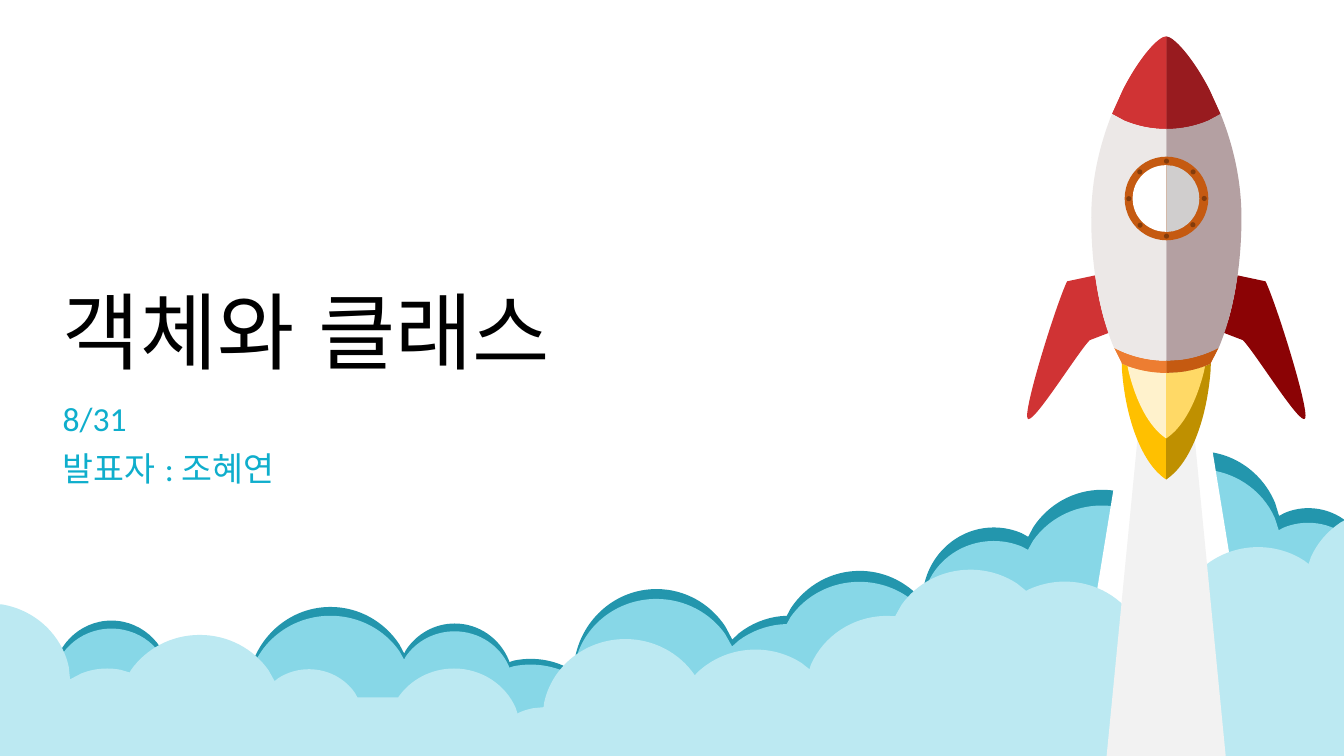
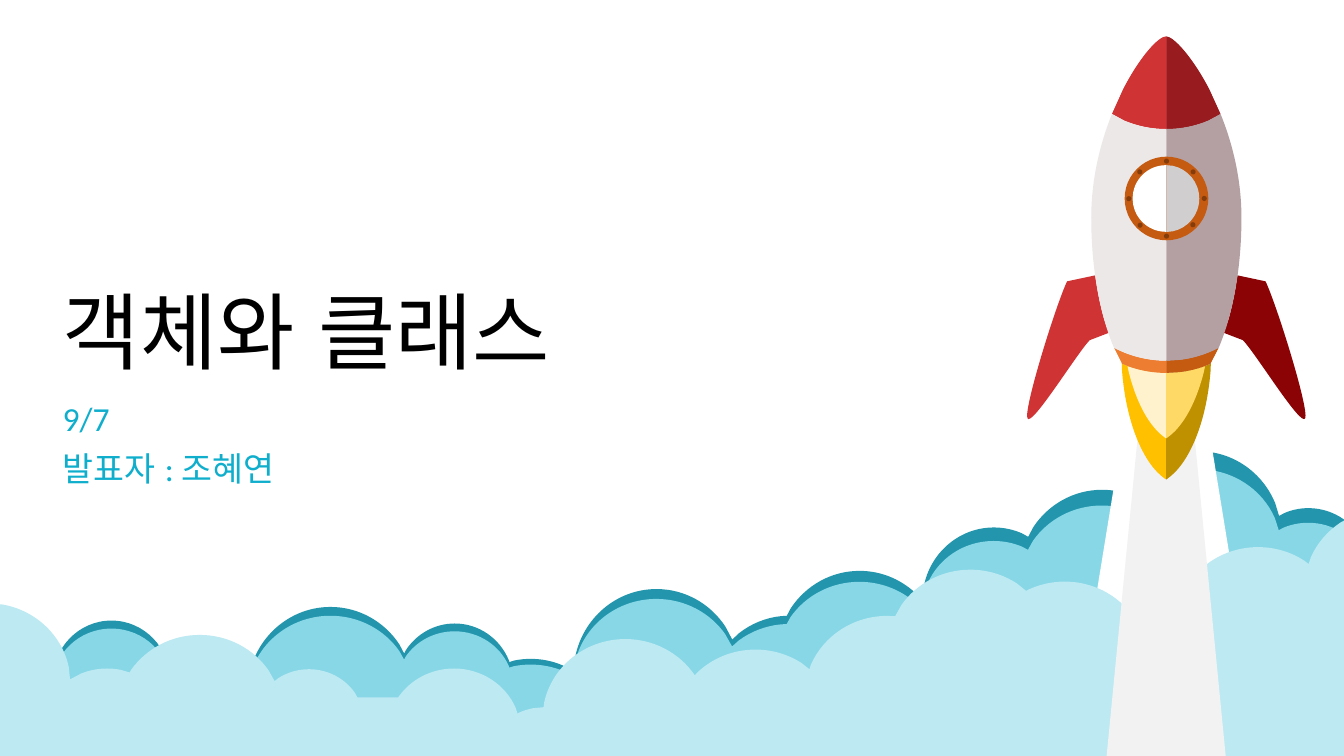
Before and after one commit to Ahji89/JavaStudy, a slide deck: slide 1 of java/ppt/1회차 - 객체와 클래스.pptx. Drawn at 1344x756 pixels with LibreOffice and Linux fonts; fonts in the diff are those of the drawing. Boxes give left, top, right and bottom in pixels: in the first picture for what was removed or moved away, otherwise in the second. Text is boxed around its words. In the diff, an @@ line names an element or a change of style, - is before the commit and + after.

Commit message:
ppt 수정 파일 업로드

```diff
--- a/java/ppt/1회차 - 객체와 클래스.pptx
+++ b/java/ppt/1회차 - 객체와 클래스.pptx
@@ subtitle at [63, 407, 110, 433]: text changed @@
-8/31
+9/7
```
